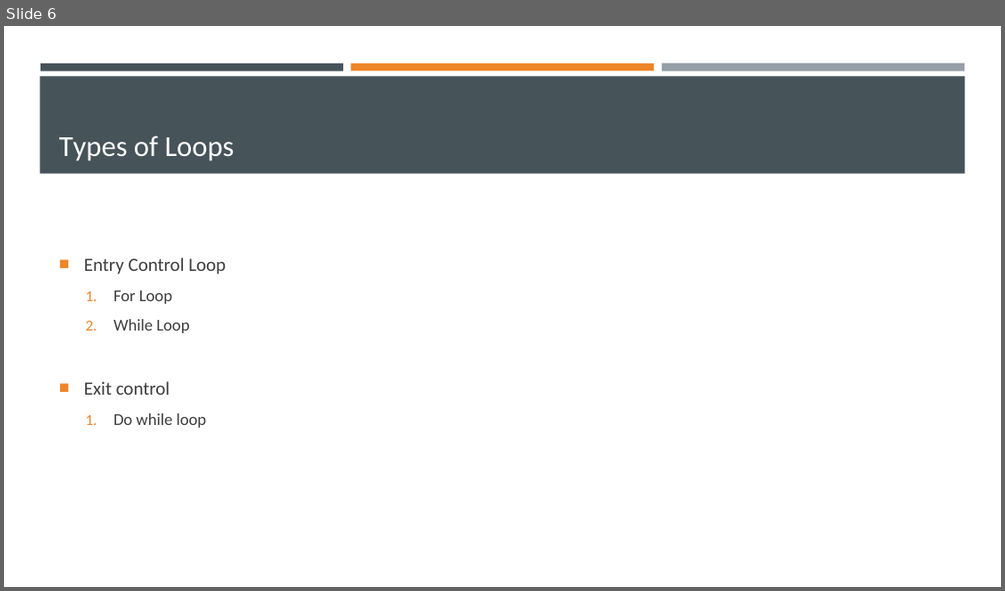
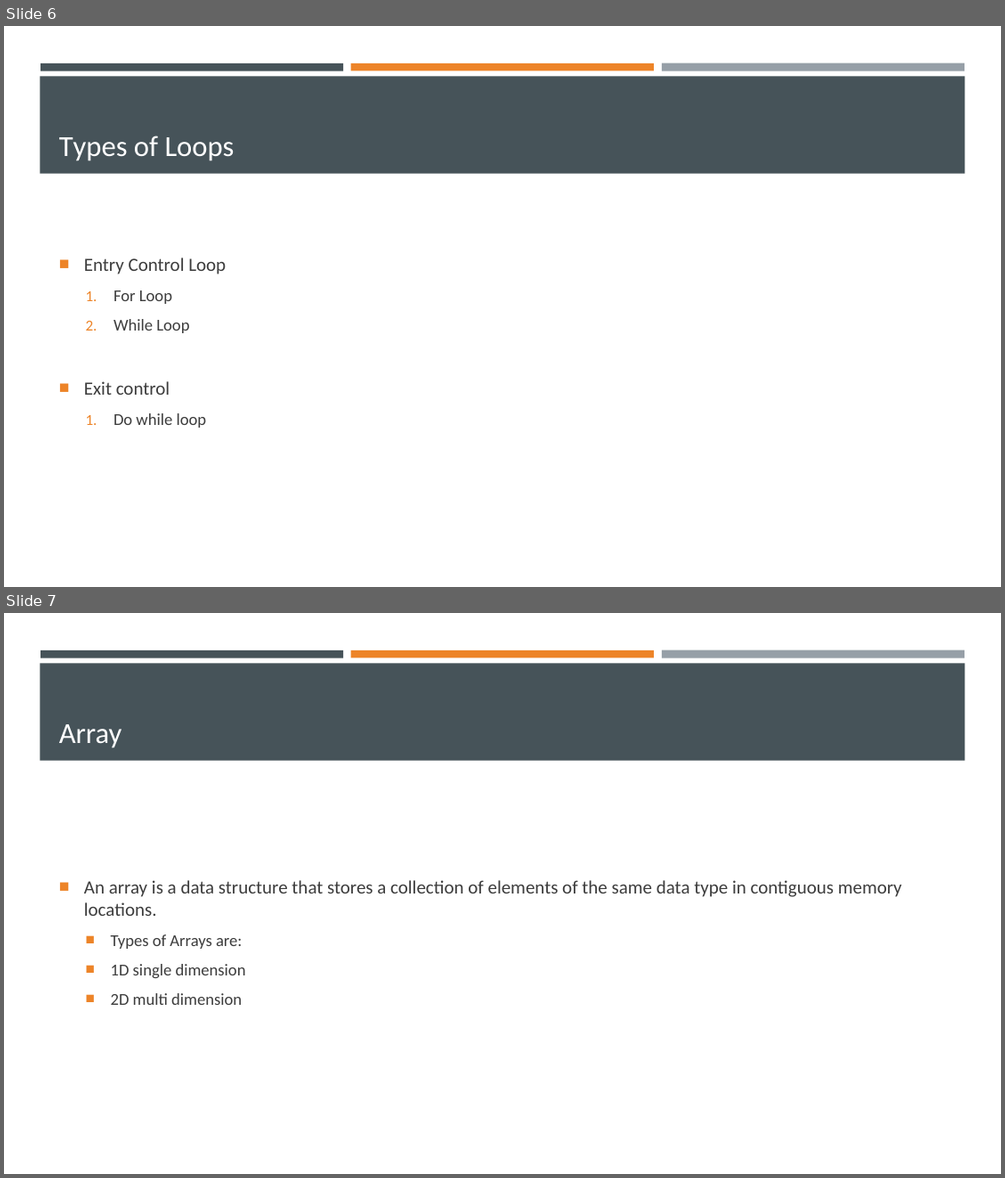
Before and after one commit to achalchhag/assignment, a slide deck: SOFTSKILL/Softskills - Building Corporate Culture/C language.pptx. Shown one above the other, each under a label of ours: slide 6 before the commit, slides 6 and 7 after it. The pictures are 1005x591 and 1005x1178 pixels, drawn with LibreOffice and Linux fonts; fonts in the diff are those of the drawing. Boxes give left, top, right and bottom in pixels: in the first picture for what was removed or moved away, otherwise in the second. Text is boxed around its words. In the diff, an @@ line names an element or a change of style, - is before the commit and + after.

```diff
--- a/SOFTSKILL/Softskills - Building Corporate Culture/C language.pptx
+++ b/SOFTSKILL/Softskills - Building Corporate Culture/C language.pptx
@@ slide 7 added at (x1=4, y1=613, x2=1001, y2=1174), background #FFFFFF; not listed: 4 template elements that a slide beside it also shows @@
@@ title added at (x1=59, y1=724, x2=122, y2=748), 28 pt, text #FFFFFF @@
+Array
@@ text added at (x1=84, y1=880, x2=902, y2=1005), 18 pt, text #3D3D3D @@
+■ An array is a data structure that stores a collection of elements of the same data type in contiguous memory locations.
+  ■ Types of Arrays are:
+  ■ 1D single dimension
+  ■ 2D multi dimension
```
Also in this commit, not shown: 4 other slides added, 1 slide removed, 2 other files.
